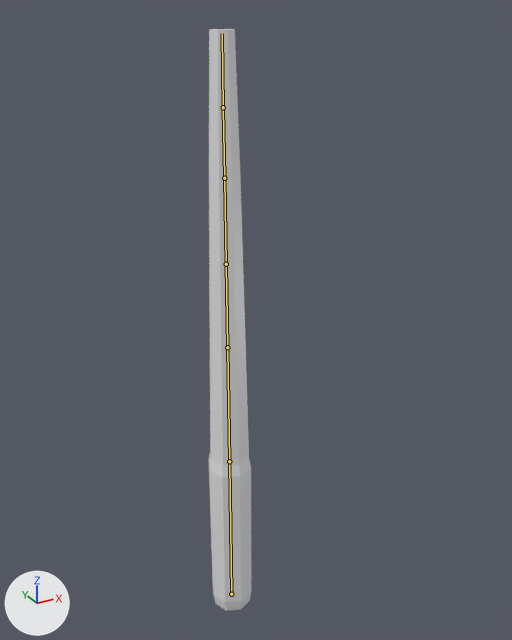
An edit to the Blender file Assets/Models/FishingRod_Model.blend, drawn before and after from the same camera.
Before and after are seen from a 50 mm lens placed at (-11.8, -23.9, 22.3), pointed at (1.6, 0.5, 10.2). Arrows for +X, +Y and +Z are at lower left; the lights stay in place. The bones that bend it are drawn over the model as lines.
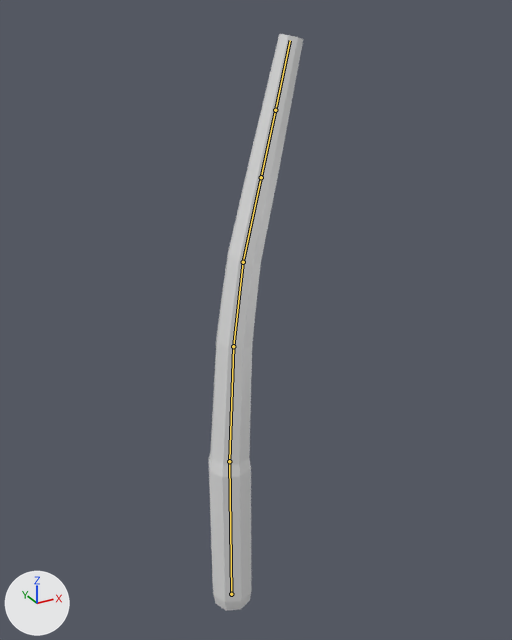
The newer file adds an action. The first version stands in its rest pose; the second is drawn at frame 0 of the action 'Fishing Idle'.

The edits, one by one:
Bone 'Bone.001' (bone_bone_001) turns from (0, 0, 0) to (0, 0, -3) degrees about its own x, y and z.
Bone 'Bone.002' (bone_bone_002) turns from (0, 0, 0) to (0, 0, -5) degrees about its own x, y and z.
Bone 'Bone.003' (bone_bone_003) turns from (0, 0, 0) to (0, 0, -6) degrees about its own x, y and z.

Pixel boxes [x1, y1, x2, y2] of what changed, in the pictures (512 x 640 px):
'Cylinder', posed (121% wider)
    before: [209, 29, 251, 611]
    after: [209, 34, 303, 611]
bone 'Bone.001', root to tip
    before: (229, 461) to (227, 347)
    after: (229, 461) to (233, 346)
bone 'Bone.002', root to tip
    before: (227, 347) to (226, 264)
    after: (233, 346) to (243, 262)
bone 'Bone.003', root to tip
    before: (226, 264) to (224, 178)
    after: (243, 262) to (261, 177)
